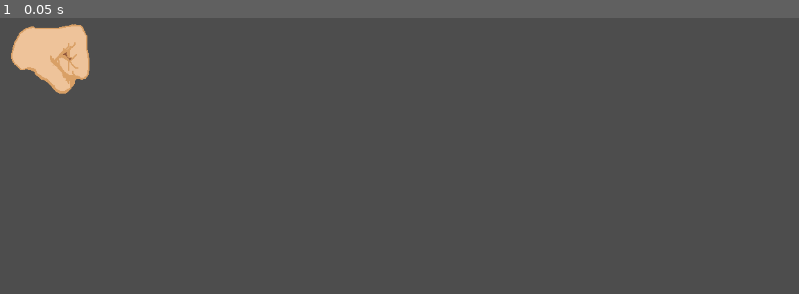
Above: before the commit, frame 1.
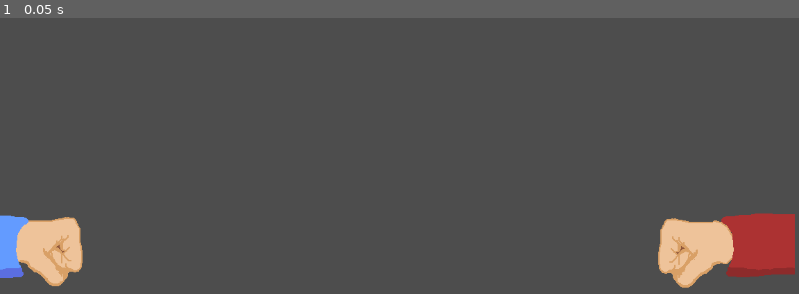
Above: after the commit, the same moment.

Repository: KakiLady/FistBumpGame
Game: Godot game, scene res://scenes/game.tscn
Two runs of this game, one before a commit and one after it. Both use one fixed random seed, a clock stepped at 60 frames per second and the inputs below.
Inputs:
- Up to frame 1 (0.05 s): no input

The runs differ from the first frame. In frame 1, 7.5% of the frame differs, in the area x 0-100%, y 2-98%.

Commit message:
makes fist-interaction work

Diff:
--- a/scenes/game.tscn
+++ b/scenes/game.tscn
@@ -1,10 +1,25 @@
-[gd_scene load_steps=2 format=3 uid="uid://crms0grc7af72"]
+[gd_scene load_steps=4 format=3 uid="uid://crms0grc7af72"]
 
 [ext_resource type="PackedScene" uid="uid://omc5wprj71nq" path="res://scenes/player.tscn" id="1_fo55j"]
+[ext_resource type="Texture2D" uid="uid://4fip1siet6j3" path="res://assets/sleeve_red.png" id="2_33pmb"]
+[ext_resource type="Texture2D" uid="uid://dsodskk082c5u" path="res://assets/sleeve_blue.png" id="2_ppw7l"]
 
 [node name="Game" type="Node2D"]
 
-[node name="CharacterBody2D" parent="." instance=ExtResource("1_fo55j")]
-position = Vector2(74, 91)
+[node name="LeftFist" parent="." instance=ExtResource("1_fo55j")]
+position = Vector2(64, 369)
+sleeve_texture = ExtResource("2_ppw7l")
 
-[editable path="CharacterBody2D"]
+[node name="RightFist" parent="." instance=ExtResource("1_fo55j")]
+position = Vector2(1006, 371)
+is_left = false
+sleeve_texture = ExtResource("2_33pmb")
+
+[node name="sleeve" parent="RightFist/fist" index="0"]
+position = Vector2(-13, -3)
+
+[node name="CharacterInput" parent="RightFist" index="2"]
+device_id = 1
+
+[editable path="LeftFist"]
+[editable path="RightFist"]
--- a/scenes/player.tscn
+++ b/scenes/player.tscn
@@ -3,21 +3,8 @@
 [ext_resource type="Script" path="res://scripts/player.gd" id="1_pk6oq"]
 [ext_resource type="Texture2D" uid="uid://cms8xo6wyqksl" path="res://assets/fist.png" id="2_basuj"]
 [ext_resource type="Script" path="res://scripts/character_input.gd" id="3_77pyk"]
-
-[sub_resource type="AtlasTexture" id="AtlasTexture_aylta"]
-atlas = ExtResource("2_basuj")
-region = Rect2(0, 0, 256, 256)
-
-[sub_resource type="SpriteFrames" id="SpriteFrames_jgod4"]
-animations = [{
-"frames": [{
-"duration": 1.0,
-"texture": SubResource("AtlasTexture_aylta")
-}],
-"loop": true,
-"name": &"new_animation",
-"speed": 5.0
-}]
+[ext_resource type="Texture2D" uid="uid://dsodskk082c5u" path="res://assets/sleeve_blue.png" id="3_ed4wp"]
+[ext_resource type="PackedScene" uid="uid://mavochiarlj" path="res://scenes/fist_bump_area.tscn" id="5_gywc0"]
 
 [sub_resource type="CapsuleShape2D" id="CapsuleShape2D_78m1u"]
 radius = 60.0
@@ -26,10 +13,13 @@
 [node name="CharacterBody2D" type="CharacterBody2D"]
 script = ExtResource("1_pk6oq")
 
-[node name="AnimatedSprite2D" type="AnimatedSprite2D" parent="."]
+[node name="fist" type="Sprite2D" parent="."]
 position = Vector2(-1, 0)
-sprite_frames = SubResource("SpriteFrames_jgod4")
-animation = &"new_animation"
+scale = Vector2(-1, 1)
+texture = ExtResource("2_basuj")
+
+[node name="sleeve" type="Sprite2D" parent="fist"]
+texture = ExtResource("3_ed4wp")
 
 [node name="CollisionShape2D" type="CollisionShape2D" parent="."]
 position = Vector2(2, -9)
@@ -37,3 +27,6 @@
 
 [node name="CharacterInput" type="Node" parent="."]
 script = ExtResource("3_77pyk")
+
+[node name="FistBumpArea" parent="." instance=ExtResource("5_gywc0")]
+position = Vector2(0, -4)
--- a/scripts/player.gd
+++ b/scripts/player.gd
@@ -1,12 +1,26 @@
 extends CharacterBody2D
 
 @export var speed = 400
+@export var is_left: bool = true
+@export var sleeve_texture: Texture
+
 
 const SPEED = 300.0
 
 # Get the gravity from the project settings to be synced with RigidBody nodes.
 var gravity = ProjectSettings.get_setting("physics/2d/default_gravity")
 @onready var character_input: CharacterInput = $CharacterInput
+@onready var fist = $fist
+@onready var sleeve = $fist/sleeve
+
+
+func _ready():
+	if is_left:
+		fist.scale.x = 1
+	else:
+		fist.scale.x = -1
+
+	sleeve.texture = sleeve_texture
 
 func _physics_process(delta):
 	# Add the gravity.
